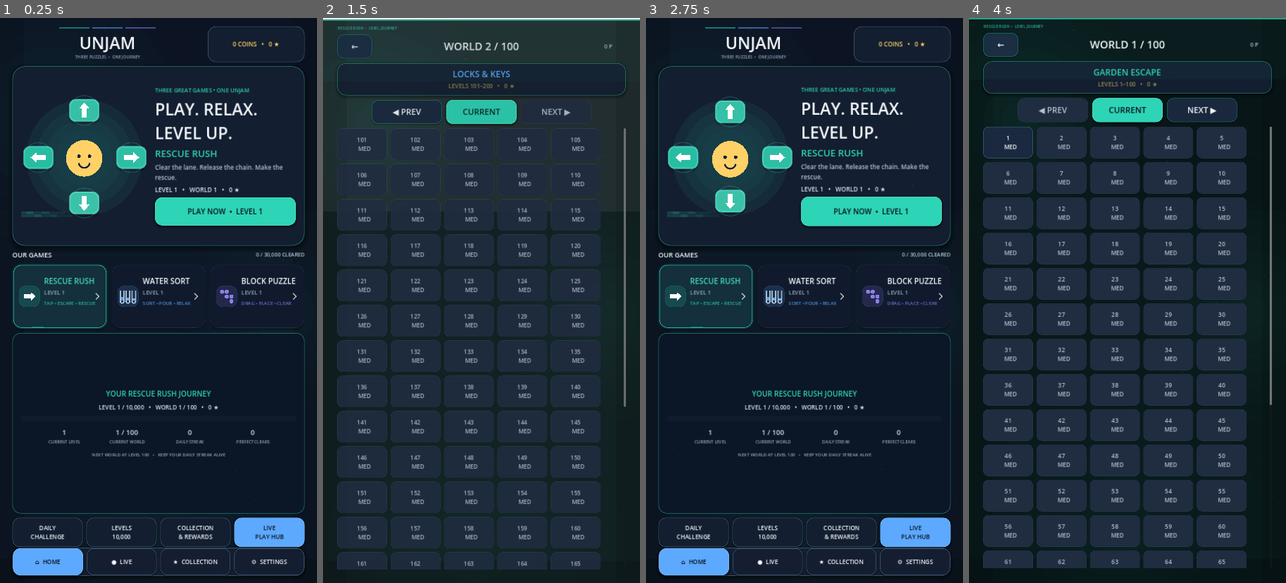
Above: before the commit, frames 1-4 (left to right).
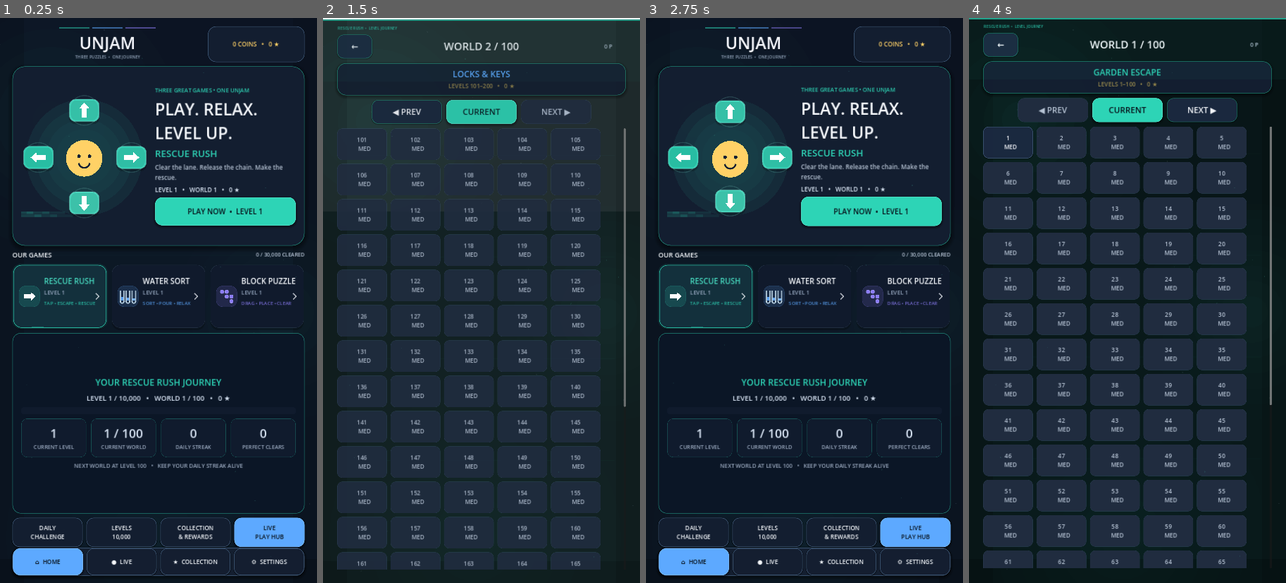
Above: after the commit, the same moments.

Repository: eghosa001/unjam
Game: Godot game, scene res://scenes/Main.tscn
Two runs of this game, one before a commit and one after it. Both use one fixed random seed, a clock stepped at 60 frames per second and the inputs below.
Inputs:
- Up to frame 1 (0.25 s): no input
- Up to frame 2 (1.5 s): click "PLAY NOW • LEVEL 1" at 0.5 s; click "NEXT ▶" at 1.25 s
- Up to frame 3 (2.75 s): click "←" at 2 s
- Up to frame 4 (4 s): click "PLAY NOW • LEVEL 1" at 2.75 s; click "◀ PREV" at 3.5 s

The runs differ from the first frame. In frame 1, 2.2% of the frame differs, in the area x 6-94%, y 63-80%; in frame 2, nothing differs; in frame 3, 2.2%; in frame 4, nothing differs.

Commit message:
Expand home journey stats into full dashboard tiles

Diff:
--- a/scripts/ui/home_ux_patch.gd
+++ b/scripts/ui/home_ux_patch.gd
@@ -20,7 +20,6 @@
 	var home := main.get_node_or_null("PremiumHome") as Control
 	if home == null or not home.visible:
 		return
-	# The premium backdrop must never fade out during game selection changes.
 	home.modulate = Color.WHITE
 	home.position = Vector2.ZERO
 	var outer := _find_outer(home)
@@ -33,9 +32,6 @@
 	_patch_layout(outer)
 
 func _refresh_surface(surface: String) -> void:
-	# Premium screens are assembled at runtime. Refresh them whenever the user
-	# re-enters the surface so coins, stars, checkpoints and progress never show
-	# stale values after finishing or quitting a level.
 	var main := get_parent()
 	if surface == "home":
 		patched_outer_id = 0
@@ -93,7 +89,7 @@
 	var title := Label.new()
 	title.text = "YOUR %s JOURNEY" % MultiGameManager.display_name(game_id).to_upper()
 	title.horizontal_alignment = HORIZONTAL_ALIGNMENT_CENTER
-	title.add_theme_font_size_override("font_size", 25)
+	title.add_theme_font_size_override("font_size", 30)
 	title.add_theme_color_override("font_color", accent)
 	stack.add_child(title)
 	var level := clampi(MultiGameManager.highest_level(game_id), 1, MultiGameManager.CAMPAIGN_LEVELS)
@@ -101,7 +97,7 @@
 	var meta := Label.new()
 	meta.text = "LEVEL %d / 10,000   •   WORLD %d / 100   •   %d ★" % [level, world, MultiGameManager.total_stars(game_id)]
 	meta.horizontal_alignment = HORIZONTAL_ALIGNMENT_CENTER
-	meta.add_theme_font_size_override("font_size", 20)
+	meta.add_theme_font_size_override("font_size", 24)
 	meta.add_theme_color_override("font_color", meta_color)
 	stack.add_child(meta)
 	var progress := ProgressBar.new()
@@ -109,13 +105,13 @@
 	progress.max_value = MultiGameManager.CAMPAIGN_LEVELS
 	progress.value = level
 	progress.show_percentage = false
-	progress.custom_minimum_size = Vector2(0, 18)
+	progress.custom_minimum_size = Vector2(0, 24)
 	progress.add_theme_stylebox_override("background", _box(track_color, 9))
 	progress.add_theme_stylebox_override("fill", _box(accent, 9))
 	stack.add_child(progress)
 	var stats := HBoxContainer.new()
 	stats.alignment = BoxContainer.ALIGNMENT_CENTER
-	stats.add_theme_constant_override("separation", 34)
+	stats.add_theme_constant_override("separation", 16)
 	stack.add_child(stats)
 	for item in [
 		["CURRENT LEVEL", str(level)],
@@ -123,29 +119,38 @@
 		["DAILY STREAK", str(int(SaveManager.data.get("daily_streak", 0)))],
 		["PERFECT CLEARS", str(int(MultiGameManager.progress_for(game_id).get("perfect_clears", 0)))]
 	]:
+		var tile := PanelContainer.new()
+		tile.custom_minimum_size = Vector2(205, 132)
+		tile.size_flags_horizontal = Control.SIZE_EXPAND_FILL
+		tile.add_theme_stylebox_override("panel", _box(track_color, 20, Color(accent, 0.20), 1))
+		var tile_margin := MarginContainer.new()
+		tile_margin.add_theme_constant_override("margin_top", 14)
+		tile_margin.add_theme_constant_override("margin_bottom", 14)
+		tile_margin.add_theme_constant_override("margin_left", 10)
+		tile_margin.add_theme_constant_override("margin_right", 10)
+		tile.add_child(tile_margin)
 		var stat := VBoxContainer.new()
-		stat.custom_minimum_size = Vector2(180, 74)
 		stat.alignment = BoxContainer.ALIGNMENT_CENTER
+		tile_margin.add_child(stat)
 		var value := Label.new()
 		value.text = String(item[1])
 		value.horizontal_alignment = HORIZONTAL_ALIGNMENT_CENTER
-		value.add_theme_font_size_override("font_size", 24)
+		value.add_theme_font_size_override("font_size", 42)
 		value.add_theme_color_override("font_color", meta_color)
 		stat.add_child(value)
 		var caption := Label.new()
 		caption.text = String(item[0])
 		caption.horizontal_alignment = HORIZONTAL_ALIGNMENT_CENTER
-		caption.add_theme_font_size_override("font_size", 14)
+		caption.add_theme_font_size_override("font_size", 18)
 		caption.add_theme_color_override("font_color", muted_color)
 		stat.add_child(caption)
-		stats.add_child(stat)
+		stats.add_child(tile)
 	var footer := Label.new()
 	footer.text = "NEXT WORLD AT LEVEL %d   •   KEEP YOUR DAILY STREAK ALIVE" % mini(MultiGameManager.CAMPAIGN_LEVELS, world * 100)
 	footer.horizontal_alignment = HORIZONTAL_ALIGNMENT_CENTER
-	footer.add_theme_font_size_override("font_size", 15)
+	footer.add_theme_font_size_override("font_size", 19)
 	footer.add_theme_color_override("font_color", muted_color)
 	stack.add_child(footer)
-	# Root order is header, hero, section, games, quick. Put journey immediately before quick.
 	var insert_at := maxi(0, root.get_child_count() - 1)
 	root.add_child(panel)
 	root.move_child(panel, insert_at)
